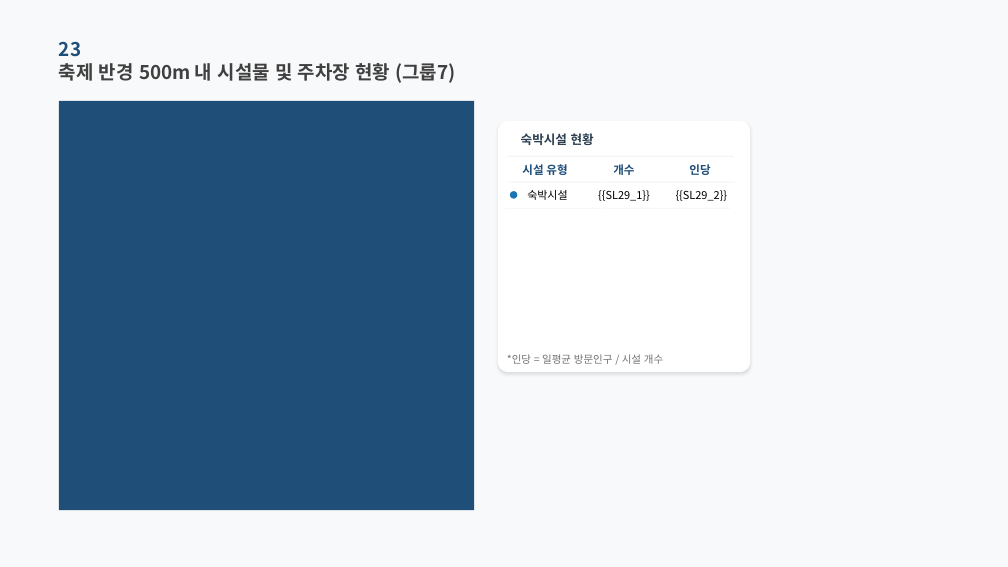
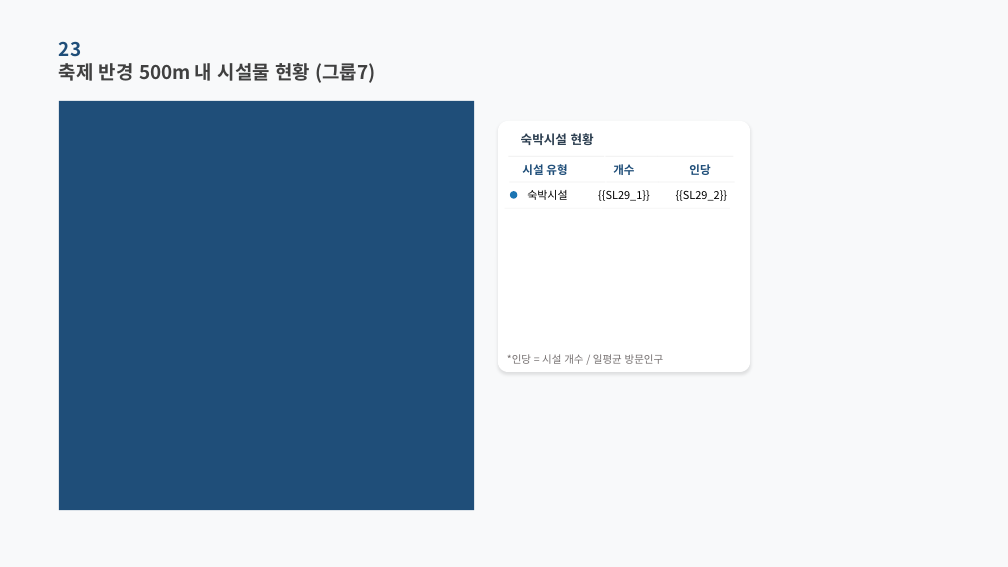
Before and after one commit to roddms/auto-report, a slide deck: slide 27 of template/master_pretendard.pptx. Drawn at 1008x567 pixels with LibreOffice and Linux fonts; fonts in the diff are those of the drawing; background and template pictures are left out. Boxes give left, top, right and bottom in pixels: in the first picture for what was removed or moved away, otherwise in the second. Text is boxed around its words. In the diff, an @@ line names an element or a change of style, - is before the commit and + after.

```diff
--- a/template/master_pretendard.pptx
+++ b/template/master_pretendard.pptx
@@ text at [59,63,375,83]: text changed @@
-축제 반경 500m 내 시설물 및 주차장 현황 (그룹7)
+축제 반경 500m 내 시설물 현황 (그룹7)
@@ text at [507,354,664,364]: text changed @@
-*인당 = 일평균 방문인구 / 시설 개수
+*인당 = 시설 개수 / 일평균 방문인구
```
Also in this commit, not shown: 23 other slides changed, 25 other files.
